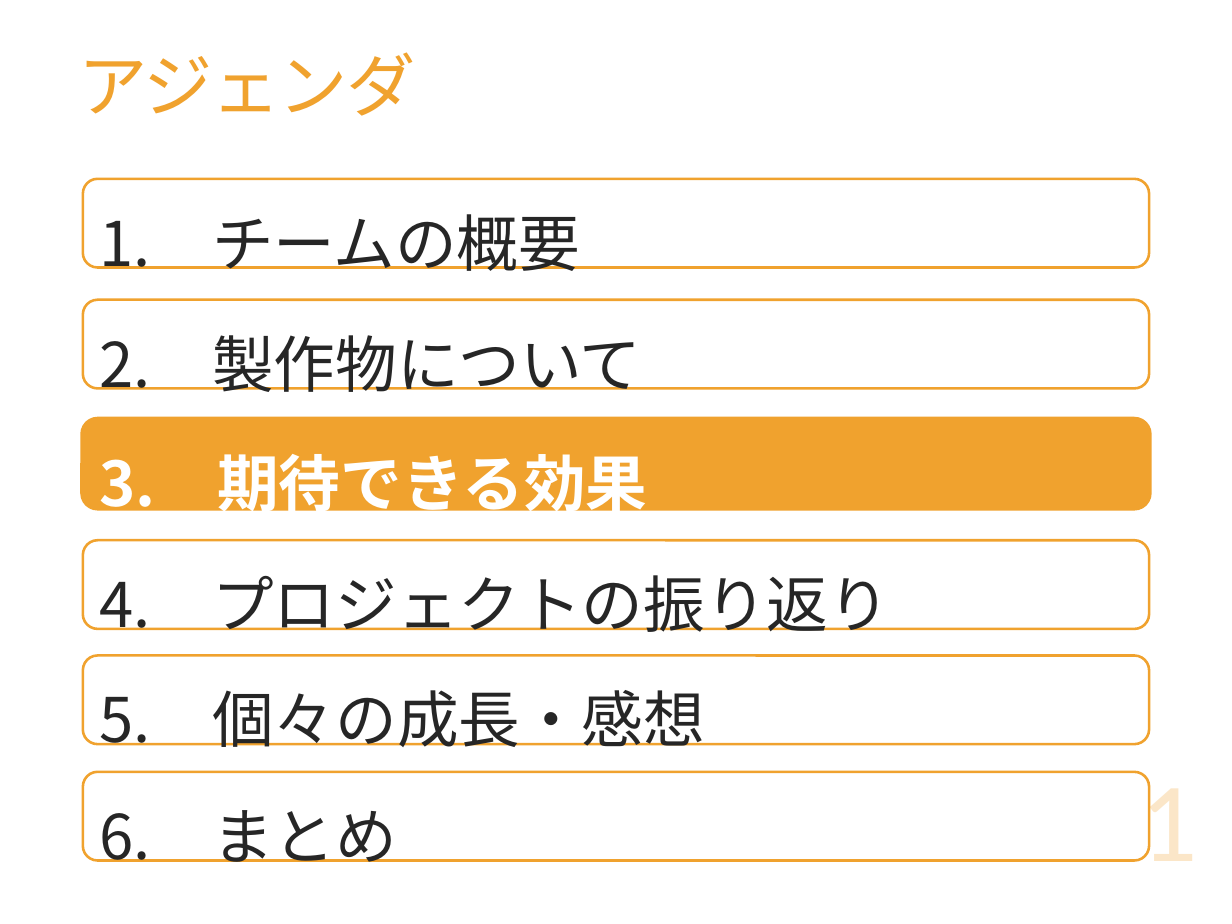
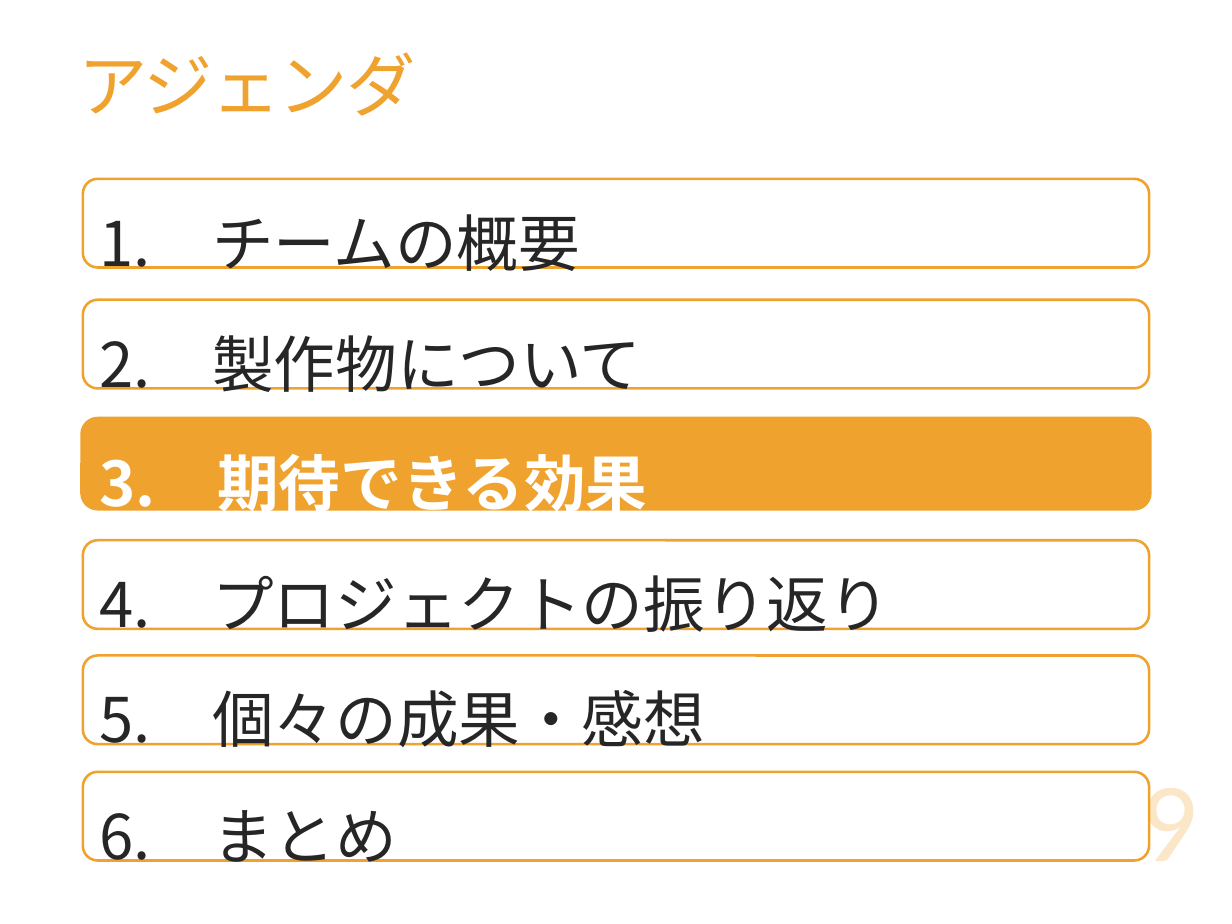
Before and after one commit to DOJO-2021/D-2, a slide deck: slide 19 of documents/プレゼン/Knowledge Holder_清書版.pptx (slide 21 before the commit). Drawn at 1232x924 pixels with LibreOffice and Linux fonts; fonts in the diff are those of the drawing. Boxes give left, top, right and bottom in pixels: in the first picture for what was removed or moved away, otherwise in the second. Text is boxed around its words. In the diff, an @@ line names an element or a change of style, - is before the commit and + after.

```diff
--- a/documents/プレゼン/Knowledge Holder_清書版.pptx
+++ b/documents/プレゼン/Knowledge Holder_清書版.pptx
@@ text in rounded rectangle at (x1=99, y1=690, x2=705, y2=747): text changed @@
-5. 個々の成長・感想
+5. 個々の成果・感想
@@ page number at (x1=1083, y1=770, x2=1197, y2=862): text changed @@
-21
+19
```
Also in this commit, not shown: 10 other slides changed, 2 slides removed.
